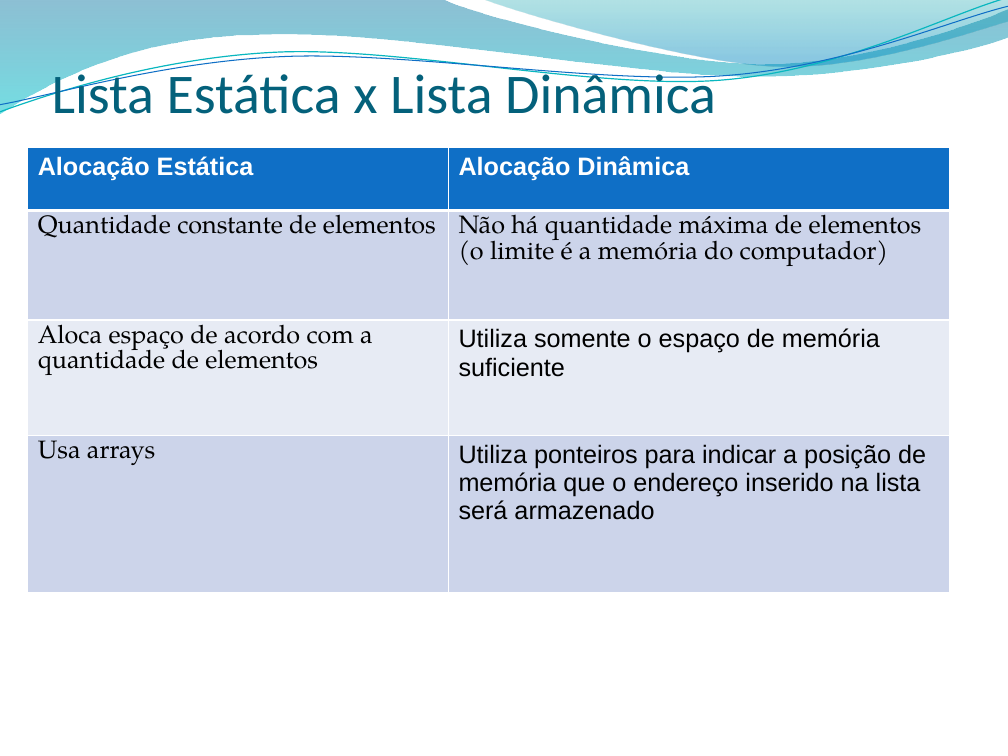
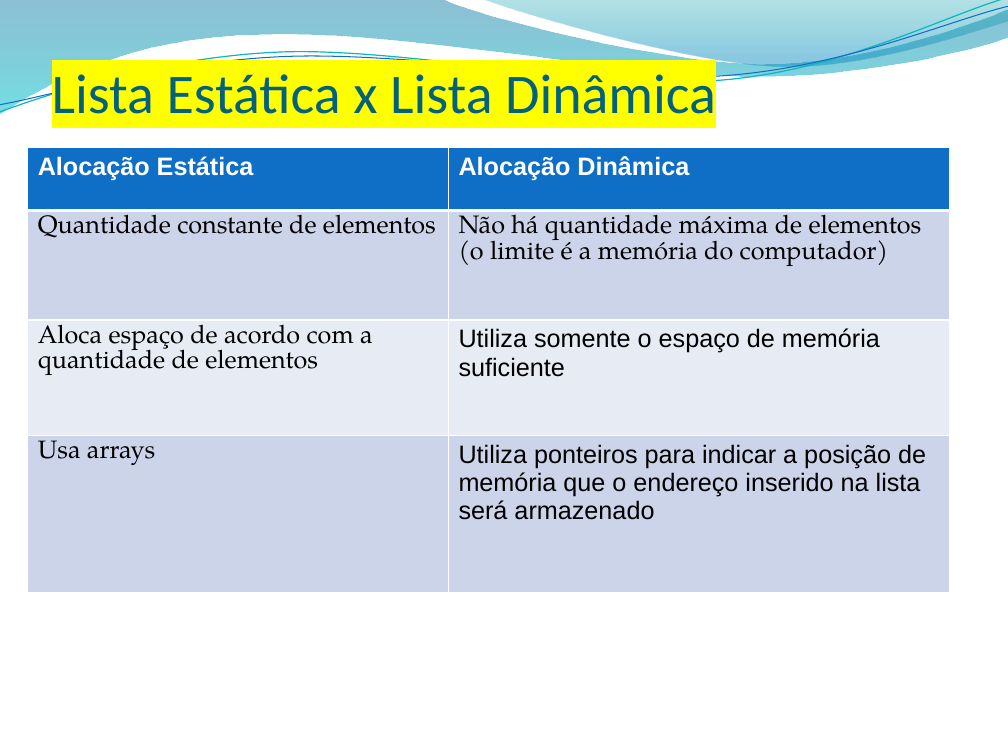
Before and after one commit to feevars/fatec4SEM, a slide deck: slide 7 of 3SEM/IED001 - Estruturas de Dados/Materiais do professor e Listas/Aula 2 - Lista Estática.pptx. Drawn at 1008x756 pixels with LibreOffice and Linux fonts; fonts in the diff are those of the drawing; background and template pictures are left out. Boxes give left, top, right and bottom in pixels: in the first picture for what was removed or moved away, otherwise in the second. Text is boxed around its words. In the diff, an @@ line names an element or a change of style, - is before the commit and + after.

```diff
--- a/3SEM/IED001 - Estruturas de Dados/Materiais do professor e Listas/Aula 2 - Lista Estática.pptx
+++ b/3SEM/IED001 - Estruturas de Dados/Materiais do professor e Listas/Aula 2 - Lista Estática.pptx
@@ title "Lista Estática x Lista Dinâmica" at (x1=52, y1=74, x2=716, y2=114): highlight none to #FFFF00 @@
```
Also in this commit, not shown: 13 other files.
